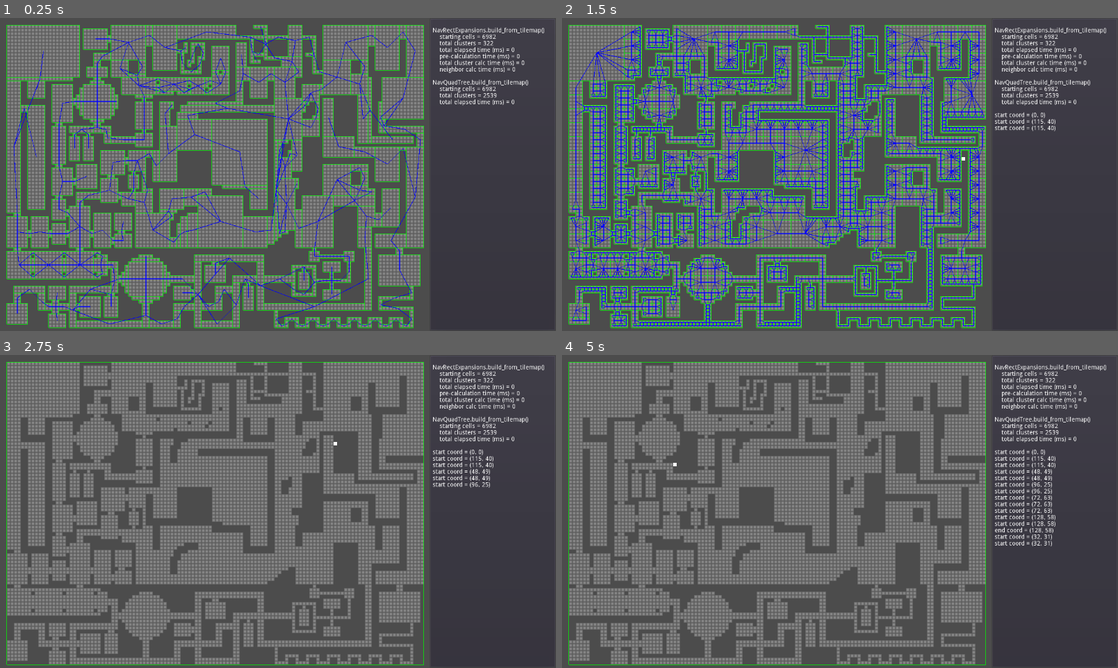
Above: before the commit, frames 1-4 (two rows, left to right).
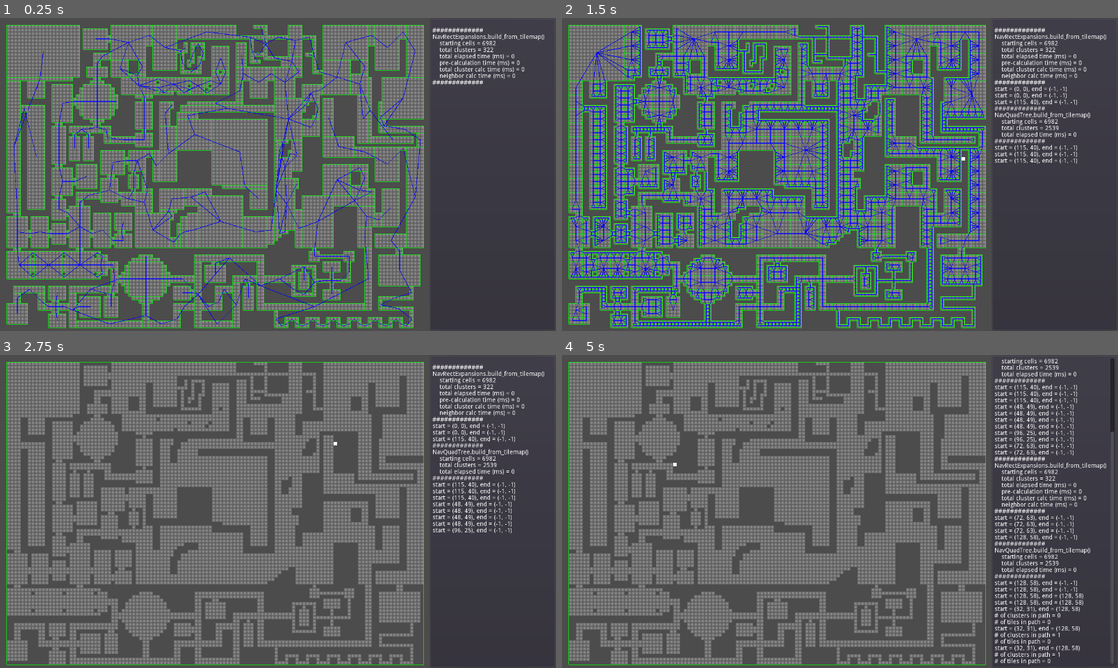
Above: after the commit, the same moments.

Repository: AtkinTC/Pathfinding
Game: Godot game, scene res://Main.tscn
Same seed, same stepped clock (60 frames per second), same inputs: the game is played once before the commit and once after it.
Inputs (mouse positions are in pixels of both pictures, inside the frame that each line leads up to):
- Up to frame 1 (0.25 s): no input
- Up to frame 2 (1.5 s): tap Enter (ui_accept) at 0.5, 0.77, 1.07 s; move the mouse to (962, 158) at 0.52 s; hold 1 (ui_1) 0.53-1.28 s; tap 2 (ui_2) at 0.8, 1.35 s; move the mouse to (728, 190) at 1.27 s
- Up to frame 3 (2.75 s): tap Enter (ui_accept) at 1.52, 1.82, 2.3 s; tap 3 (ui_3) at 1.55 s; move the mouse to (333, 442) at 2.02 s; hold 3 (ui_3) from 2.03 s (still down)
- Up to frame 4 (5 s): tap Enter (ui_accept) at 2.75, 2.85, 3.02, 3.32, 3.77, 4.07, 4.52, 4.82 s; move the mouse to (812, 574) at 2.77 s; release 3 (ui_3) at 2.78 s; tap 1 (ui_1) at 3.05 s; move the mouse to (1006, 558) at 3.52 s; hold 1 (ui_1) 3.53-4.28 s; tap 2 (ui_2) at 3.8, 4.35 s; tap Escape (ui_cancel) at 4.15 s; move the mouse to (673, 464) at 4.27 s; tap 3 (ui_3) at 4.55 s

The runs differ from the first frame. In frame 1, 1.4% of the frame differs, in the area x 77-98%, y 3-28%; in frame 2, 2.4%; in frame 3, 2.8%; in frame 4, 5.3%, in the area x 77-100%, y 1-99%.

Commit message:
Clean up older pathfinding codes
-removed approaches that didn't Godot's  in A* pathfinding
-added additional text output

Diff:
--- a/Project_Godot3/Scripts/AStarClusters.gd
+++ b/Project_Godot3/Scripts/AStarClusters.gd
@@ -1,49 +1,42 @@
 class_name AStarClusters
+extends AStar2D
 
-static func run(start: NavCluster, goal: NavCluster):
-	var open_set := [start]
+func add_clusters(clusters: Array):
+	self.clear()
 
-	var came_from := {}
+	if(clusters.size() > self.get_point_capacity()):
+		reserve_space(clusters.size())
 
-	# g_score[n] is the current cheapest path from start to n
-	var g_score := {start.id: 0}
+	for cluster in clusters:
+		add_point(coord_to_id(cluster.topleft), cluster.topleft + cluster.dim/2)
 
-	# f_score[n] = g_score[n] + h(n)
-	# best guess at to the shortest path going through n
-	var f_score := {start.id: start.distance_to_octile(goal)}
+	for cluster in clusters:
+		for neighbor in cluster.neighbors:
+			var neighbor_id = coord_to_id(neighbor.topleft)
+			if(has_point(neighbor_id)):
+				connect_points(coord_to_id(cluster.topleft), neighbor_id)
 
-	while(open_set.size() > 0):
-		# assume open_set is sorted by f_score
-		var current: NavCluster = open_set[0]
-		if(current == goal):
-			return reconstruct_path(came_from, current)
+func run(start: NavCluster, goal: NavCluster):
+	var path := [start]
+	var ids := get_id_path(coord_to_id(start.topleft), coord_to_id(goal.topleft))
 
-		open_set.remove(0)
-		for neighbor in current.neighbors:
-			var tentative_g_score = g_score[current.id] + current.distance_to_octile(neighbor)
-			if(tentative_g_score < g_score.get(neighbor.id, INF)):
-				came_from[neighbor.id] = current
-				g_score[neighbor.id] = tentative_g_score
-				f_score[neighbor.id] = tentative_g_score + neighbor.distance_to_octile(goal)
-				if(!open_set.has(neighbor)):
-					if(open_set.size() == 0):
-						open_set.append(neighbor)
-					else:
-						# insert neighbor into the open_set sorted by f_score ascending
-						for i in range(open_set.size()+1):
-							if(i >= open_set.size()):
-								open_set.append(neighbor)
-								break
-							if(f_score[neighbor.id] < f_score[open_set[i].id]):
-								open_set.insert(i, neighbor)
-								break
+	for i in range(1, ids.size()):
+		var topleft = id_to_coord(ids[i])
+		for neighbor in path[i-1].neighbors:
+			if(neighbor.topleft == topleft):
+				path.append(neighbor)
+				break
 
-	#never reached goal
-	return null
+	return path
 
-static func reconstruct_path(came_from: Dictionary, current: NavCluster):
-	var total_path := [current]
-	while(came_from.has(current.id)):
-		current = came_from[current.id]
-		total_path.push_front(current)
-	return total_path
+static func coord_to_id(coordv: Vector2):
+	# Cantor Pairing function
+	return (coordv.x + coordv.y) * (coordv.x + coordv.y + 1)/2 + coordv.y
+
+static func id_to_coord(id: int):
+	# Inverted Cantor Pairing function
+	var w = floor((sqrt(8*id+1) - 1)/2)
+	var t = (pow(w,2) + w)/2
+	var y = id - t
+	var x = w - y
+	return Vector2(x,y)
--- a/Project_Godot3/Scripts/AStarClustersV2.gd
+++ /dev/null
@@ -1,42 +0,0 @@
-class_name AStarClustersV2
-extends AStar2D
-
-func add_clusters(clusters: Array):
-	self.clear()
-
-	if(clusters.size() > self.get_point_capacity()):
-		reserve_space(clusters.size())
-
-	for cluster in clusters:
-		add_point(coord_to_id(cluster.topleft), cluster.topleft + cluster.dim/2)
-
-	for cluster in clusters:
-		for neighbor in cluster.neighbors:
-			var neighbor_id = coord_to_id(neighbor.topleft)
-			if(has_point(neighbor_id)):
-				connect_points(coord_to_id(cluster.topleft), neighbor_id)
-
-func run(start: NavCluster, goal: NavCluster):
-	var path := [start]
-	var ids := get_id_path(coord_to_id(start.topleft), coord_to_id(goal.topleft))
-
-	for i in range(1, ids.size()):
-		var topleft = id_to_coord(ids[i])
-		for neighbor in path[i-1].neighbors:
-			if(neighbor.topleft == topleft):
-				path.append(neighbor)
-				break
-
-	return path
-
-static func coord_to_id(coordv: Vector2):
-	# Cantor Pairing function
-	return (coordv.x + coordv.y) * (coordv.x + coordv.y + 1)/2 + coordv.y
-
-static func id_to_coord(id: int):
-	# Inverted Cantor Pairing function
-	var w = floor((sqrt(8*id+1) - 1)/2)
-	var t = (pow(w,2) + w)/2
-	var y = id - t
-	var x = w - y
-	return Vector2(x,y)
--- a/Project_Godot3/Scripts/AStarTileMap.gd
+++ b/Project_Godot3/Scripts/AStarTileMap.gd
@@ -1,72 +1,32 @@
 class_name AStarTileMap
+extends AStar2D
 
-# basic A* for a purely TileMap based navigation
-# hastily put together and not optimized in any way
-static func run(start: Vector2, goal: Vector2, tile_map: TileMap, computed_cells_array = null):
-	if(start == goal):
-		return [goal]
+func add_points_from_tile_map(tile_map: TileMap):
+	self.clear()
 
-	# A Star
-	var open_set := [start]
-	var came_from := {}
+	var minv := tile_map.get_used_rect().position
+	var maxv := minv + tile_map.get_used_rect().size
 
-	if(computed_cells_array == []):
-		computed_cells_array.append(start)
+	reserve_space(tile_map.get_used_cells().size())
 
-	# g_score[n] is the current cheapest path from start to n
-	var g_score := {start: 0}
+	for x in range(minv.x, maxv.x):
+		for y in range(minv.y, maxv.y):
+			if(tile_map.get_cell(x, y) >= 0):
+				var coordv := Vector2(x,y)
+				add_point(coord_to_id(coordv), coordv)
 
-	# f_score[n] = g_score[n] + h(n)
-	# best guess at to the shortest path going through n
-	var f_score := {start: distance_between_cardinal(start, goal)}
+	for x in range(minv.x, maxv.x):
+		for y in range(minv.y, maxv.y):
+			if(tile_map.get_cell(x, y) >= 0):
+				var coordv := Vector2(x,y)
+				var id = coord_to_id(coordv)
+				for direction in [Vector2.UP, Vector2.DOWN, Vector2.LEFT, Vector2.RIGHT]:
+					var neighbor_id = coord_to_id(coordv + direction)
+					if(has_point(neighbor_id)):
+						connect_points(id, neighbor_id)
 
-	while(open_set.size() > 0):
-		# assume open_set is sorted by f_score
-		var current: Vector2 = open_set[0]
-		if(current == goal):
-			return reconstruct_path(came_from, current)
-
-		open_set.remove(0)
-		var neighbors := [current+Vector2.UP, current+Vector2.DOWN, current+Vector2.LEFT, current+Vector2.RIGHT]
-		for neighbor in neighbors:
-			if(tile_map.get_cell(neighbor.x, neighbor.y) == -1):
-				continue
-			computed_cells_array.append(neighbor)
-			var tentative_g_score = g_score[current] + distance_between_cardinal(current, neighbor)
-			if(tentative_g_score < g_score.get(neighbor, INF)):
-				came_from[neighbor] = current
-				g_score[neighbor] = tentative_g_score
-				f_score[neighbor] = tentative_g_score + distance_between_cardinal(neighbor, goal)
-				if(!open_set.has(neighbor)):
-					if(open_set.size() == 0):
-						open_set.append(neighbor)
-					else:
-						# insert neighbor into the open_set sorted by f_score ascending
-						for i in range(open_set.size()+1):
-							if(i >= open_set.size()):
-								open_set.append(neighbor)
-								break
-							if(f_score[neighbor] < f_score[open_set[i]]):
-								open_set.insert(i, neighbor)
-								break
-
-	#never reached goal
-	return []
-
-static func reconstruct_path(came_from: Dictionary, current: Vector2):
-	var total_path := [current]
-	while(came_from.has(current)):
-		current = came_from[current]
-		total_path.push_front(current)
-	return total_path
-
-static func distance_between_cardinal(coord_a: Vector2, coord_b: Vector2):
-	return abs(coord_a.x-coord_b.x) + abs(coord_a.y-coord_b.y)
-
-static func distance_between_octile(coord_a: Vector2, coord_b: Vector2):
-	var delta_x = abs(coord_a.x-coord_b.x)
-	var delta_y = abs(coord_a.y-coord_b.y)
-	return 1.414 * min(delta_x, delta_y) + abs(delta_x-delta_y)
+func run(start: Vector2, goal: Vector2):
+	return get_point_path(coord_to_id(start), coord_to_id(goal))
 
 static func coord_to_id(coordv: Vector2):
 	# Cantor Pairing function
--- a/Project_Godot3/Scripts/AStarTileMapV2.gd
+++ /dev/null
@@ -1,41 +0,0 @@
-class_name AStarTileMapV2
-extends AStar2D
-
-func add_points_from_tile_map(tile_map: TileMap):
-	self.clear()
-
-	var minv := tile_map.get_used_rect().position
-	var maxv := minv + tile_map.get_used_rect().size
-
-	reserve_space(tile_map.get_used_cells().size())
-
-	for x in range(minv.x, maxv.x):
-		for y in range(minv.y, maxv.y):
-			if(tile_map.get_cell(x, y) >= 0):
-				var coordv := Vector2(x,y)
-				add_point(coord_to_id(coordv), coordv)
-
-	for x in range(minv.x, maxv.x):
-		for y in range(minv.y, maxv.y):
-			if(tile_map.get_cell(x, y) >= 0):
-				var coordv := Vector2(x,y)
-				var id = coord_to_id(coordv)
-				for direction in [Vector2.UP, Vector2.DOWN, Vector2.LEFT, Vector2.RIGHT]:
-					var neighbor_id = coord_to_id(coordv + direction)
-					if(has_point(neighbor_id)):
-						connect_points(id, neighbor_id)
-
-func run(start: Vector2, goal: Vector2):
-	return get_point_path(coord_to_id(start), coord_to_id(goal))
-
-static func coord_to_id(coordv: Vector2):
-	# Cantor Pairing function
-	return (coordv.x + coordv.y) * (coordv.x + coordv.y + 1)/2 + coordv.y
-
-static func id_to_coord(id: int):
-	# Inverted Cantor Pairing function
-	var w = floor((sqrt(8*id+1) - 1)/2)
-	var t = (pow(w,2) + w)/2
-	var y = id - t
-	var x = w - y
-	return Vector2(x,y)
--- a/Project_Godot3/Scripts/Main.gd
+++ b/Project_Godot3/Scripts/Main.gd
@@ -5,8 +5,6 @@
 var tile_dim: Vector2
 
 enum GRAPH_TYPE{RECTANGLES, QUADTREE, NONE}
-
-var version: int = 2
 
 var cluster_graphs := {}
 var cluster_path := []
@@ -15,7 +13,7 @@
 
 var astar_cluster_v2s := {}
 
-var astar_tilemap_v2: AStarTileMapV2
+var astar_tilemap_v2: AStarTileMap
 
 var start_coord: Vector2 = Vector2(-1,-1)
 var end_coord: Vector2 = Vector2(-1,-1)
@@ -31,101 +29,118 @@
 	tile_dim = tile_map.get_cell_size()
 	tile_map.show_behind_parent = true
 
-	cluster_graphs[GRAPH_TYPE.RECTANGLES] = NavRectExpansion.new()
-	cluster_graphs[GRAPH_TYPE.QUADTREE] = NavQuadTree.new()
-	cluster_graphs[GRAPH_TYPE.NONE] = FakeNavClusterGraph.new()
-
-	for type in cluster_graphs.keys():
-		var print_array := []
-		cluster_graphs[type].build_from_tilemap(tile_map, print_array)
-		ui.print_lines(print_array)
-		astar_cluster_v2s[type] = AStarClustersV2.new()
-		astar_cluster_v2s[type].add_clusters(cluster_graphs[type].get_clusters_dict().values())
-
-	astar_tilemap_v2 = AStarTileMapV2.new()
+	switch_mode(GRAPH_TYPE.RECTANGLES)
+
+	astar_tilemap_v2 = AStarTileMap.new()
 	astar_tilemap_v2.add_points_from_tile_map(tile_map)
 
-	#for graph in cluster_graphs.values():
-	#	graph.build_from_tilemap(tile_map)
+var cooldown: float = 5
+var cd: float = 0
 
 func _process(_delta: float) -> void:
-	for _i in range(100):
-		calculate_path()
+	if(cd <= 0):
+		batch_path_calculation_test(100)
+		cd = cooldown
+	else:
+		cd -= _delta
+
+func batch_path_calculation_test(runs: int):
+	var start_time = OS.get_ticks_msec()
+
+	var pathfinding_was_run := true
+	for _i in range(runs):
+		pathfinding_was_run = calculate_path()
+		if(!pathfinding_was_run):
+			break
+
+	var end_time = OS.get_ticks_msec()
+	if(pathfinding_was_run):
+		ui.print_line(str("duration of ", runs, " calls (ms) = ", end_time - start_time))
+
+func trigger_path_calculation():
+	var print_array := []
+	print_array.append(str("start = ", start_coord, ", end = ", end_coord))
+	calculate_path(print_array)
+	ui.print_lines(print_array)
 
 func _unhandled_input(event: InputEvent) -> void:
 	if(event.is_action_pressed("ui_accept")):
 		var mouse_pos := get_global_mouse_position()
 		var coord := tile_map.world_to_map(mouse_pos)
 		set_start_coord(coord)
-		calculate_path()
+		trigger_path_calculation()
 
 	if(event.is_action_pressed("ui_cancel")):
 		var mouse_pos := get_global_mouse_position()
 		var coord := tile_map.world_to_map(mouse_pos)
 		set_end_coord(coord)
-		calculate_path()
+		trigger_path_calculation()
 
 	if(event.is_action_pressed("ui_1")):
 		if(current_graph != GRAPH_TYPE.RECTANGLES):
-			current_graph = GRAPH_TYPE.RECTANGLES
-			version = 2
-		else:
-			version = (version % 2) + 1
-		calculate_path()
+			switch_mode(GRAPH_TYPE.RECTANGLES)
+		trigger_path_calculation()
 
 	if(event.is_action_pressed("ui_2")):
 		if(current_graph != GRAPH_TYPE.QUADTREE):
-			current_graph = GRAPH_TYPE.QUADTREE
-			version = 2
-		else:
-			version = (version % 2) + 1
-		calculate_path()
+			switch_mode(GRAPH_TYPE.QUADTREE)
+		trigger_path_calculation()
 
 	if(event.is_action_pressed("ui_3")):
 		if(current_graph != GRAPH_TYPE.NONE):
-			current_graph = GRAPH_TYPE.NONE
-			version = 2
-		else:
-			version = (version % 2) + 1
-		calculate_path()
+			switch_mode(GRAPH_TYPE.NONE)
+		trigger_path_calculation()
+
+func switch_mode(graph_type: int):
+	if(graph_type in GRAPH_TYPE.values()):
+		current_graph = graph_type
+		if(graph_type == GRAPH_TYPE.RECTANGLES):
+			cluster_graphs[GRAPH_TYPE.RECTANGLES] = NavRectExpansion.new()
+
+		elif(graph_type == GRAPH_TYPE.QUADTREE):
+			cluster_graphs[GRAPH_TYPE.QUADTREE] = NavQuadTree.new()
+
+		elif(graph_type == GRAPH_TYPE.NONE):
+			cluster_graphs[GRAPH_TYPE.NONE] = FakeNavClusterGraph.new()
+
+		var print_array := []
+		cluster_graphs[graph_type].build_from_tilemap(tile_map, print_array)
+		ui.print_lines(print_array)
+		astar_cluster_v2s[graph_type] = AStarClusters.new()
+		astar_cluster_v2s[graph_type].add_clusters(cluster_graphs[graph_type].get_clusters_dict().values())
 
 func set_start_coord(coordv: Vector2):
-	ui.print_line(str("start coord = ", coordv))
 	start_coord = coordv
 
 func set_end_coord(coordv: Vector2):
-	ui.print_line(str("end coord = ", coordv))
 	end_coord = coordv
 
-func calculate_path():
+func calculate_path(print_array = null):
 	start_cluster = null
 	end_cluster = null
 	cluster_path = []
 	inner_cluster_paths = {}
 	computed_cells = []
+	update()
 	if(start_coord != Vector2(-1,-1) && end_coord != Vector2(-1,-1) && start_coord != end_coord):
 		start_cluster = cluster_graphs[current_graph].get_cluster_containing_coord(start_coord)
 		end_cluster = cluster_graphs[current_graph].get_cluster_containing_coord(end_coord)
 
 		if(start_cluster != null && end_cluster != null):
-			if(version == 1):
-				cluster_path = AStarClusters.run(start_cluster, end_cluster)
-			elif(version == 2):
-				cluster_path = astar_cluster_v2s[current_graph].run(start_cluster, end_cluster)
+			cluster_path = astar_cluster_v2s[current_graph].run(start_cluster, end_cluster)
+
+		var tiles_length: int = 0
 
 		if(cluster_path.size() == 1):
 			var cluster = cluster_path[0]
 			var path := []
 			if(current_graph == GRAPH_TYPE.NONE):
-				if(version == 1):
-					# Normal A* without clusters
-					path = AStarTileMap.run(start_coord, end_coord, tile_map, computed_cells)
-				elif(version == 2):
-					path = astar_tilemap_v2.run(start_coord, end_coord)
+				path = astar_tilemap_v2.run(start_coord, end_coord)
 			else:
 				# Simple navigation across rectangular clusters
 				path = InnerClusterNavigation.run(start_coord, end_coord, Rect2(cluster.topleft, cluster.dim))
 			inner_cluster_paths[cluster_path[0].id] = path
+			tiles_length = path.size()
 
 		elif(cluster_path.size() > 1):
 			for i in range(cluster_path.size()):
@@ -146,17 +161,19 @@
 
 				var path := []
 				if(current_graph == GRAPH_TYPE.NONE):
-					if(version == 1):
-						# Normal A* without clusters
-						path = AStarTileMap.run(start_coord, end_coord, tile_map, computed_cells)
-					elif(version == 2):
-						path = astar_tilemap_v2.run(start_coord, end_coord)
+					path = astar_tilemap_v2.run(start_coord, end_coord)
 				else:
 					# Simple navigation across rectangular clusters
 					path = InnerClusterNavigation.run(point_a, point_b, Rect2(cluster.topleft, cluster.dim))
 				inner_cluster_paths[cluster_path[i].id] = path
-
-	update()
+				tiles_length += path.size()
+
+		if(print_array is Array):
+			print_array.append(str("# of clusters in path = ", cluster_path.size()))
+			print_array.append(str("# of tiles in path = ", tiles_length))
+		return true
+	else:
+		return false
 
 func _draw() -> void:
 	var highlight := Color.green
--- a/Project_Godot3/Scripts/NavQuadTree.gd
+++ b/Project_Godot3/Scripts/NavQuadTree.gd
@@ -101,11 +101,12 @@
 
 	var end_time = OS.get_ticks_msec()
 	if(print_array is Array):
+		print_array.append("#############")
 		print_array.append("NavQuadTree.build_from_tilemap()")
 		print_array.append(str("\tstarting cells = ", tilemap.get_used_cells().size()))
 		print_array.append(str("\ttotal clusters = ", clusters.size()))
 		print_array.append(str("\ttotal elapsed time (ms) = ", end_time - start_time))
-		print_array.append("")
+		print_array.append("#############")
 
 func process_cell(cell: QuadCell):
 	var traversable_found := false
--- a/Project_Godot3/Scripts/NavRectExpansion.gd
+++ b/Project_Godot3/Scripts/NavRectExpansion.gd
@@ -72,6 +72,7 @@
 	var end_time = OS.get_ticks_msec()
 
 	if(print_array is Array):
+		print_array.append("#############")
 		print_array.append("NavRectExpansions.build_from_tilemap()")
 		print_array.append(str("\tstarting cells = ", tilemap.get_used_cells().size()))
 		print_array.append(str("\ttotal clusters = ", clusters.size()))
@@ -79,7 +80,7 @@
 		print_array.append(str("\tpre-calculation time (ms) = ", end_time_precalc - start_time_precalc))
 		print_array.append(str("\ttotal cluster calc time (ms) = ", end_time_calc - start_time_calc))
 		print_array.append(str("\tneighbor calc time (ms) = ", end_time_neighbors - start_time_neighbors))
-		print_array.append("")
+		print_array.append("#############")
 
 # calculate a heuristic score for the cell
 # a higher score indicates this cell has a higher priority for cluster creation
--- a/Project_Godot3/project.godot
+++ b/Project_Godot3/project.godot
@@ -9,25 +9,15 @@
 config_version=4
 
 _global_script_classes=[ {
-"base": "Reference",
+"base": "AStar2D",
 "class": "AStarClusters",
 "language": "GDScript",
 "path": "res://Scripts/AStarClusters.gd"
 }, {
 "base": "AStar2D",
-"class": "AStarClustersV2",
-"language": "GDScript",
-"path": "res://Scripts/AStarClustersV2.gd"
-}, {
-"base": "Reference",
 "class": "AStarTileMap",
 "language": "GDScript",
 "path": "res://Scripts/AStarTileMap.gd"
-}, {
-"base": "AStar2D",
-"class": "AStarTileMapV2",
-"language": "GDScript",
-"path": "res://Scripts/AStarTileMapV2.gd"
 }, {
 "base": "NavClusterGraph",
 "class": "FakeNavClusterGraph",
@@ -76,9 +66,7 @@
 } ]
 _global_script_class_icons={
 "AStarClusters": "",
-"AStarClustersV2": "",
 "AStarTileMap": "",
-"AStarTileMapV2": "",
 "FakeNavClusterGraph": "",
 "InnerClusterNavigation": "",
 "NavCluster": "",
